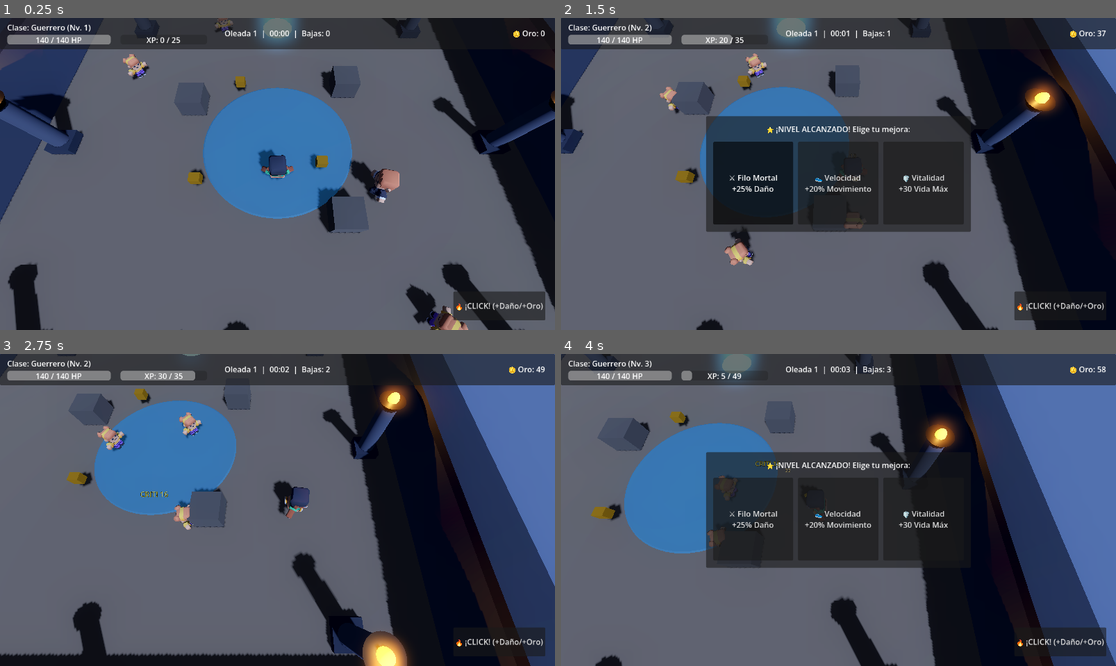
Above: before the commit, frames 1-4 (two rows, left to right).
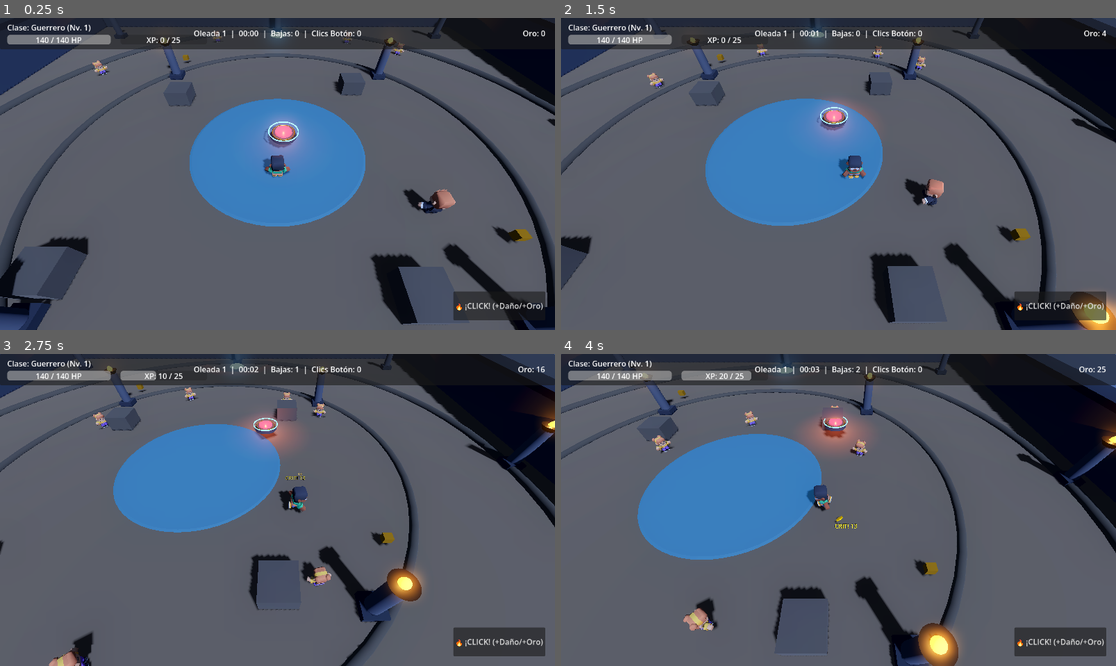
Above: after the commit, the same moments.

Repository: Project-Duplaa/Click-the-button-3D
Game: Godot game, scene res://main.tscn
Same seed, same stepped clock (60 frames per second), same inputs: the game is played once before the commit and once after it.
Inputs (mouse positions are in pixels of both pictures, inside the frame that each line leads up to):
- Up to frame 1 (0.25 s): no input
- Up to frame 2 (1.5 s): move the mouse to (960, 158) at 0.52 s; hold D (move_right) 0.53-1.28 s; hold Shift (correr) 0.53-1.28 s; click (960, 158) at 0.67 s; move the mouse to (727, 189) at 1.27 s; hold S (move_down) from 1.28 s (still down); tap Shift (correr) at 1.35 s; click (727, 189) at 1.42 s
- Up to frame 3 (2.75 s): move the mouse to (333, 441) at 2.02 s; release S (move_down) at 2.03 s; hold D (move_right) from 2.03 s (still down); hold Shift (correr) from 2.03 s (still down); click (333, 441) at 2.17 s
- Up to frame 4 (4 s): move the mouse to (810, 572) at 2.77 s; release D (move_right) at 2.78 s; release Shift (correr) at 2.78 s; hold W (move_up) 2.78-3.53 s; tap Shift (correr) at 2.85 s; click (810, 572) at 2.92 s; move the mouse to (1005, 556) at 3.52 s; hold A (move_left) from 3.53 s (still down); hold Shift (correr) from 3.53 s (still down); click (1005, 556) at 3.67 s

The runs differ from the first frame. In frame 1, 29% of the frame differs, in the area x 0-100%, y 0-100%; in frame 2, 50%; in frame 3, 51%; in frame 4, 61%.

Commit message:
Gran Arena 60x60m y Boton Movil interactivo con pulso de choque y recompensas

Diff:
--- a/arena_coliseo.tscn
+++ b/arena_coliseo.tscn
@@ -3,58 +3,72 @@
 [ext_resource type="PackedScene" path="res://pilar_antorcha.tscn" id="1_pilar"]
 
 [sub_resource type="StandardMaterial3D" id="MatArenaPiso"]
-albedo_color = Color(0.48, 0.42, 0.35, 1)
+albedo_color = Color(0.46, 0.4, 0.33, 1)
 roughness = 0.92
 
 [sub_resource type="PlaneMesh" id="MeshPiso"]
 material = SubResource("MatArenaPiso")
-size = Vector2(32, 32)
+size = Vector2(64, 64)
 
 [sub_resource type="BoxShape3D" id="ColPiso"]
-size = Vector3(32, 0.2, 32)
+size = Vector3(64, 0.2, 64)
 
 [sub_resource type="StandardMaterial3D" id="MatAltar"]
-albedo_color = Color(0.26, 0.3, 0.36, 1)
+albedo_color = Color(0.24, 0.28, 0.35, 1)
 roughness = 0.8
 emission_enabled = true
 emission = Color(0.12, 0.35, 0.55, 1)
-emission_energy_multiplier = 0.5
+emission_energy_multiplier = 0.6
 
 [sub_resource type="CylinderMesh" id="MeshAltar"]
 material = SubResource("MatAltar")
-top_radius = 4.5
-bottom_radius = 4.6
-height = 0.05
+top_radius = 7.0
+bottom_radius = 7.2
+height = 0.06
+
+[sub_resource type="StandardMaterial3D" id="MatAnillo"]
+albedo_color = Color(0.35, 0.32, 0.28, 1)
+roughness = 0.9
+
+[sub_resource type="TorusMesh" id="MeshAnilloMedio"]
+material = SubResource("MatAnillo")
+inner_radius = 17.6
+outer_radius = 18.2
+
+[sub_resource type="TorusMesh" id="MeshAnilloExterior"]
+material = SubResource("MatAnillo")
+inner_radius = 27.4
+outer_radius = 28.2
 
 [sub_resource type="StandardMaterial3D" id="MatMuro"]
-albedo_color = Color(0.32, 0.33, 0.37, 1)
+albedo_color = Color(0.3, 0.31, 0.35, 1)
 roughness = 0.88
 
 [sub_resource type="BoxMesh" id="MeshMuroNS"]
 material = SubResource("MatMuro")
-size = Vector3(32, 3.6, 1.4)
+size = Vector3(64, 4.5, 1.8)
 
 [sub_resource type="BoxShape3D" id="ColMuroNS"]
-size = Vector3(32, 3.6, 1.4)
+size = Vector3(64, 4.5, 1.8)
 
 [sub_resource type="BoxMesh" id="MeshMuroEO"]
 material = SubResource("MatMuro")
-size = Vector3(1.4, 3.6, 32)
+size = Vector3(1.8, 4.5, 64)
 
 [sub_resource type="BoxShape3D" id="ColMuroEO"]
-size = Vector3(1.4, 3.6, 32)
+size = Vector3(1.8, 4.5, 64)
 
 [sub_resource type="StandardMaterial3D" id="MatCornisa"]
-albedo_color = Color(0.24, 0.25, 0.28, 1)
+albedo_color = Color(0.22, 0.23, 0.26, 1)
 roughness = 0.85
 
 [sub_resource type="BoxMesh" id="MeshCornisaNS"]
 material = SubResource("MatCornisa")
-size = Vector3(32.4, 0.4, 1.8)
+size = Vector3(64.6, 0.5, 2.4)
 
 [sub_resource type="BoxMesh" id="MeshCornisaEO"]
 material = SubResource("MatCornisa")
-size = Vector3(1.8, 0.4, 32.4)
+size = Vector3(2.4, 0.5, 64.6)
 
 [node name="ArenaColiseo" type="Node3D"]
 
@@ -68,13 +82,21 @@
 shape = SubResource("ColPiso")
 
 [node name="AltarCentral" type="MeshInstance3D" parent="."]
+transform = Transform3D(1, 0, 0, 0, 1, 0, 0, 0, 1, 0, 0.03, 0)
+mesh = SubResource("MeshAltar")
+
+[node name="AnilloMedio" type="MeshInstance3D" parent="."]
 transform = Transform3D(1, 0, 0, 0, 1, 0, 0, 0, 1, 0, 0.02, 0)
-mesh = SubResource("MeshAltar")
+mesh = SubResource("MeshAnilloMedio")
+
+[node name="AnilloExterior" type="MeshInstance3D" parent="."]
+transform = Transform3D(1, 0, 0, 0, 1, 0, 0, 0, 1, 0, 0.02, 0)
+mesh = SubResource("MeshAnilloExterior")
 
 [node name="Muros" type="Node3D" parent="."]
 
 [node name="MuroNorte" type="StaticBody3D" parent="Muros"]
-transform = Transform3D(1, 0, 0, 0, 1, 0, 0, 0, 1, 0, 1.8, -15.5)
+transform = Transform3D(1, 0, 0, 0, 1, 0, 0, 0, 1, 0, 2.25, -31)
 
 [node name="MeshInstance3D" type="MeshInstance3D" parent="Muros/MuroNorte"]
 mesh = SubResource("MeshMuroNS")
@@ -83,11 +105,11 @@
 shape = SubResource("ColMuroNS")
 
 [node name="Cornisa" type="MeshInstance3D" parent="Muros/MuroNorte"]
-transform = Transform3D(1, 0, 0, 0, 1, 0, 0, 0, 1, 0, 1.9, 0)
+transform = Transform3D(1, 0, 0, 0, 1, 0, 0, 0, 1, 0, 2.4, 0)
 mesh = SubResource("MeshCornisaNS")
 
 [node name="MuroSur" type="StaticBody3D" parent="Muros"]
-transform = Transform3D(1, 0, 0, 0, 1, 0, 0, 0, 1, 0, 1.8, 15.5)
+transform = Transform3D(1, 0, 0, 0, 1, 0, 0, 0, 1, 0, 2.25, 31)
 
 [node name="MeshInstance3D" type="MeshInstance3D" parent="Muros/MuroSur"]
 mesh = SubResource("MeshMuroNS")
@@ -96,11 +118,11 @@
 shape = SubResource("ColMuroNS")
 
 [node name="Cornisa" type="MeshInstance3D" parent="Muros/MuroSur"]
-transform = Transform3D(1, 0, 0, 0, 1, 0, 0, 0, 1, 0, 1.9, 0)
+transform = Transform3D(1, 0, 0, 0, 1, 0, 0, 0, 1, 0, 2.4, 0)
 mesh = SubResource("MeshCornisaNS")
 
 [node name="MuroEste" type="StaticBody3D" parent="Muros"]
-transform = Transform3D(1, 0, 0, 0, 1, 0, 0, 0, 1, 15.5, 1.8, 0)
+transform = Transform3D(1, 0, 0, 0, 1, 0, 0, 0, 1, 31, 2.25, 0)
 
 [node name="MeshInstance3D" type="MeshInstance3D" parent="Muros/MuroEste"]
 mesh = SubResource("MeshMuroEO")
@@ -109,11 +131,11 @@
 shape = SubResource("ColMuroEO")
 
 [node name="Cornisa" type="MeshInstance3D" parent="Muros/MuroEste"]
-transform = Transform3D(1, 0, 0, 0, 1, 0, 0, 0, 1, 0, 1.9, 0)
+transform = Transform3D(1, 0, 0, 0, 1, 0, 0, 0, 1, 0, 2.4, 0)
 mesh = SubResource("MeshCornisaEO")
 
 [node name="MuroOeste" type="StaticBody3D" parent="Muros"]
-transform = Transform3D(1, 0, 0, 0, 1, 0, 0, 0, 1, -15.5, 1.8, 0)
+transform = Transform3D(1, 0, 0, 0, 1, 0, 0, 0, 1, -31, 2.25, 0)
 
 [node name="MeshInstance3D" type="MeshInstance3D" parent="Muros/MuroOeste"]
 mesh = SubResource("MeshMuroEO")
@@ -122,31 +144,43 @@
 shape = SubResource("ColMuroEO")
 
 [node name="Cornisa" type="MeshInstance3D" parent="Muros/MuroOeste"]
-transform = Transform3D(1, 0, 0, 0, 1, 0, 0, 0, 1, 0, 1.9, 0)
+transform = Transform3D(1, 0, 0, 0, 1, 0, 0, 0, 1, 0, 2.4, 0)
 mesh = SubResource("MeshCornisaEO")
 
 [node name="Pilares" type="Node3D" parent="."]
 
 [node name="Pilar_NO" parent="Pilares" instance=ExtResource("1_pilar")]
-transform = Transform3D(1, 0, 0, 0, 1, 0, 0, 0, 1, -10.5, 0, -10.5)
+transform = Transform3D(1, 0, 0, 0, 1, 0, 0, 0, 1, -25, 0, -25)
 
 [node name="Pilar_NE" parent="Pilares" instance=ExtResource("1_pilar")]
-transform = Transform3D(1, 0, 0, 0, 1, 0, 0, 0, 1, 10.5, 0, -10.5)
+transform = Transform3D(1, 0, 0, 0, 1, 0, 0, 0, 1, 25, 0, -25)
 
 [node name="Pilar_SO" parent="Pilares" instance=ExtResource("1_pilar")]
-transform = Transform3D(1, 0, 0, 0, 1, 0, 0, 0, 1, -10.5, 0, 10.5)
+transform = Transform3D(1, 0, 0, 0, 1, 0, 0, 0, 1, -25, 0, 25)
 
 [node name="Pilar_SE" parent="Pilares" instance=ExtResource("1_pilar")]
-transform = Transform3D(1, 0, 0, 0, 1, 0, 0, 0, 1, 10.5, 0, 10.5)
+transform = Transform3D(1, 0, 0, 0, 1, 0, 0, 0, 1, 25, 0, 25)
 
 [node name="Pilar_N" parent="Pilares" instance=ExtResource("1_pilar")]
-transform = Transform3D(1, 0, 0, 0, 1, 0, 0, 0, 1, 0, 0, -13)
+transform = Transform3D(1, 0, 0, 0, 1, 0, 0, 0, 1, 0, 0, -28)
 
 [node name="Pilar_S" parent="Pilares" instance=ExtResource("1_pilar")]
-transform = Transform3D(1, 0, 0, 0, 1, 0, 0, 0, 1, 0, 0, 13)
+transform = Transform3D(1, 0, 0, 0, 1, 0, 0, 0, 1, 0, 0, 28)
 
 [node name="Pilar_E" parent="Pilares" instance=ExtResource("1_pilar")]
-transform = Transform3D(1, 0, 0, 0, 1, 0, 0, 0, 1, 13, 0, 0)
+transform = Transform3D(1, 0, 0, 0, 1, 0, 0, 0, 1, 28, 0, 0)
 
 [node name="Pilar_O" parent="Pilares" instance=ExtResource("1_pilar")]
-transform = Transform3D(1, 0, 0, 0, 1, 0, 0, 0, 1, -13, 0, 0)
+transform = Transform3D(1, 0, 0, 0, 1, 0, 0, 0, 1, -28, 0, 0)
+
+[node name="Pilar_Mid_NO" parent="Pilares" instance=ExtResource("1_pilar")]
+transform = Transform3D(1, 0, 0, 0, 1, 0, 0, 0, 1, -12, 0, -12)
+
+[node name="Pilar_Mid_NE" parent="Pilares" instance=ExtResource("1_pilar")]
+transform = Transform3D(1, 0, 0, 0, 1, 0, 0, 0, 1, 12, 0, -12)
+
+[node name="Pilar_Mid_SO" parent="Pilares" instance=ExtResource("1_pilar")]
+transform = Transform3D(1, 0, 0, 0, 1, 0, 0, 0, 1, -12, 0, 12)
+
+[node name="Pilar_Mid_SE" parent="Pilares" instance=ExtResource("1_pilar")]
+transform = Transform3D(1, 0, 0, 0, 1, 0, 0, 0, 1, 12, 0, 12)
--- /dev/null
+++ b/boton_movil.gd
@@ -0,0 +1,139 @@
+extends Area3D
+
+signal click_presionado(total_clicks: int)
+
+@export var rapidez_movimiento: float = 2.8
+@export var radio_onda_choque: float = 5.0
+@export var empuje_onda: float = 6.0
+
+# 6 waypoints a través de la arena 60x60
+var ruta: Array[Vector3] = [
+	Vector3(0, 0.7, 0),       # Altar Central
+	Vector3(18, 0.7, -16),    # Noreste
+	Vector3(0, 0.7, -22),     # Norte
+	Vector3(-18, 0.7, -16),   # Noroeste
+	Vector3(-18, 0.7, 18),    # Suroeste
+	Vector3(18, 0.7, 18)      # Sureste
+]
+
+var indice_ruta: int = 0
+var total_clicks: int = 0
+var jugador: Node3D = null
+var _altura_base: float = 0.7
+var _reloj_flotacion: float = 0.0
+var _esta_presionado: bool = false
+
+@onready var parte_boton: MeshInstance3D = $Pedestal/BotonPulsable
+@onready var anillo_runico: MeshInstance3D = $Pedestal/AnilloRunico
+@onready var luz_nucleo: OmniLight3D = $LuzNucleo
+
+func _ready():
+	add_to_group("boton_movil")
+	input_ray_pickable = true
+	input_event.connect(_on_input_event)
+	jugador = get_tree().get_first_node_in_group("jugador")
+	if ruta.size() > 0:
+		global_position = ruta[0]
+
+func _physics_process(delta):
+	# 1. Movimiento entre waypoints de la arena 60x60
+	if ruta.size() > 0:
+		var destino = ruta[indice_ruta]
+		var plano_pos = Vector2(global_position.x, global_position.z)
+		var plano_dest = Vector2(destino.x, destino.z)
+
+		if plano_pos.distance_to(plano_dest) < 0.6:
+			indice_ruta = (indice_ruta + 1) % ruta.size()
+		else:
+			var dir = (destino - global_position).normalized()
+			global_position.x += dir.x * rapidez_movimiento * delta
+			global_position.z += dir.z * rapidez_movimiento * delta
+
+	# 2. Flotación y ondulación suave (bobbing)
+	_reloj_flotacion += delta * 3.5
+	if not _esta_presionado:
+		global_position.y = _altura_base + sin(_reloj_flotacion) * 0.12
+
+	# 3. Rotación continua del anillo rúnico
+	if anillo_runico != null:
+		anillo_runico.rotate_y(delta * 1.8)
+
+func _on_input_event(_camera, event, _position, _normal, _shape_idx):
+	if event is InputEventMouseButton and event.button_index == MOUSE_BUTTON_LEFT and event.pressed:
+		activar_click()
+
+func _unhandled_input(event):
+	# Detección de respaldo con rayo desde la cámara
+	if event is InputEventMouseButton and event.button_index == MOUSE_BUTTON_LEFT and event.pressed:
+		var cam = get_viewport().get_camera_3d()
+		if cam != null:
+			var mouse_pos = event.position
+			var ray_from = cam.project_ray_origin(mouse_pos)
+			var ray_dir = cam.project_ray_normal(mouse_pos)
+			var ray_to = ray_from + ray_dir * 150.0
+
+			var space_state = get_world_3d().direct_space_state
+			var query = PhysicsRayQueryParameters3D.create(ray_from, ray_to)
+			query.collide_with_areas = true
+			query.collide_with_bodies = false
+			var result = space_state.intersect_ray(query)
+			if result and result.collider == self:
+				activar_click()
+
+func activar_click():
+	total_clicks += 1
+	_esta_presionado = true
+	emit_signal("click_presionado", total_clicks)
+
+	# 1. Animación física de pulsación hacia abajo
+	if parte_boton != null:
+		var tw = create_tween()
+		tw.tween_property(parte_boton, "position:y", -0.15, 0.06).set_trans(Tween.TRANS_QUAD).set_ease(Tween.EASE_OUT)
+		tw.tween_property(parte_boton, "position:y", 0.12, 0.14).set_trans(Tween.TRANS_BACK).set_ease(Tween.EASE_OUT)
+		tw.finished.connect(func(): _esta_presionado = false)
+
+	# 2. Pulso de luz y destello
+	if luz_nucleo != null:
+		var tw_luz = create_tween()
+		tw_luz.tween_property(luz_nucleo, "light_energy", 3.5, 0.06)
+		tw_luz.tween_property(luz_nucleo, "light_energy", 1.2, 0.25)
+
+	# 3. Recompensas directas al héroe
+	if jugador == null:
+		jugador = get_tree().get_first_node_in_group("jugador")
+	if jugador != null and jugador.has_method("recoger_drop"):
+		jugador.recoger_drop(0, 3) # +3 Oro
+		jugador.recoger_drop(1, 4) # +4 XP
+
+	# 4. Texto flotante 3D sobre el botón
+	_spawn_floating_text("¡CLIC! +3💰 +4✨")
+
+	# 5. Onda de choque expansiva que repele y daña enemigos
+	_detonar_onda_choque()
+
+func _spawn_floating_text(txt: String):
+	var escena = load("res://damage_number_3d.tscn")
+	if escena != null:
+		var num = escena.instantiate()
+		var pos_num = global_position + Vector3(0, 1.8, 0)
+		get_parent().add_child(num)
+		num.global_position = pos_num
+		num.iniciar(0, true, false, txt)
+
+func _detonar_onda_choque():
+	var enemigos = get_tree().get_nodes_in_group("enemigos")
+	for e in enemigos:
+		if e is Node3D:
+			var dist = global_position.distance_to(e.global_position)
+			if dist <= radio_onda_choque:
+				# Daño de la onda de choque
+				if e.has_method("recibir_dano"):
+					var dano_onda = 15.0
+					if jugador != null and "dano" in jugador:
+						dano_onda = jugador.dano * 0.75
+					e.recibir_dano(dano_onda, true)
+				# Empuje físico (Knockback)
+				var dir_empuje = (e.global_position - global_position).normalized()
+				dir_empuje.y = 0.0
+				if "velocity" in e:
+					e.velocity += dir_empuje * empuje_onda
--- /dev/null
+++ b/boton_movil.tscn
@@ -0,0 +1,83 @@
+[gd_scene format=3]
+
+[ext_resource type="Script" path="res://boton_movil.gd" id="1_boton"]
+
+[sub_resource type="CylinderShape3D" id="ColBoton"]
+height = 1.2
+radius = 1.2
+
+[sub_resource type="StandardMaterial3D" id="MatBasePiedra"]
+albedo_color = Color(0.22, 0.24, 0.28, 1)
+roughness = 0.85
+
+[sub_resource type="CylinderMesh" id="MeshBase"]
+material = SubResource("MatBasePiedra")
+top_radius = 0.9
+bottom_radius = 1.1
+height = 0.35
+
+[sub_resource type="StandardMaterial3D" id="MatOro"]
+albedo_color = Color(0.92, 0.76, 0.24, 1)
+metallic = 0.85
+roughness = 0.35
+
+[sub_resource type="TorusMesh" id="MeshBordeOro"]
+material = SubResource("MatOro")
+inner_radius = 0.86
+outer_radius = 0.96
+
+[sub_resource type="StandardMaterial3D" id="MatBotonRojo"]
+albedo_color = Color(0.92, 0.14, 0.2, 1)
+roughness = 0.4
+emission_enabled = true
+emission = Color(0.9, 0.18, 0.22, 1)
+emission_energy_multiplier = 1.5
+
+[sub_resource type="CylinderMesh" id="MeshBotonPulsable"]
+material = SubResource("MatBotonRojo")
+top_radius = 0.68
+bottom_radius = 0.72
+height = 0.25
+
+[sub_resource type="StandardMaterial3D" id="MatAnilloRunico"]
+albedo_color = Color(0.2, 0.8, 1, 1)
+emission_enabled = true
+emission = Color(0.2, 0.75, 1, 1)
+emission_energy_multiplier = 2.0
+
+[sub_resource type="TorusMesh" id="MeshAnillo"]
+material = SubResource("MatAnilloRunico")
+inner_radius = 1.15
+outer_radius = 1.25
+
+[node name="BotonMovil" type="Area3D"]
+script = ExtResource("1_boton")
+
+[node name="CollisionShape3D" type="CollisionShape3D" parent="."]
+transform = Transform3D(1, 0, 0, 0, 1, 0, 0, 0, 1, 0, 0.5, 0)
+shape = SubResource("ColBoton")
+
+[node name="Pedestal" type="Node3D" parent="."]
+
+[node name="BasePiedra" type="MeshInstance3D" parent="Pedestal"]
+transform = Transform3D(1, 0, 0, 0, 1, 0, 0, 0, 1, 0, 0.17, 0)
+mesh = SubResource("MeshBase")
+
+[node name="BordeDorado" type="MeshInstance3D" parent="Pedestal"]
+transform = Transform3D(1, 0, 0, 0, 1, 0, 0, 0, 1, 0, 0.32, 0)
+mesh = SubResource("MeshBordeOro")
+
+[node name="BotonPulsable" type="MeshInstance3D" parent="Pedestal"]
+transform = Transform3D(1, 0, 0, 0, 1, 0, 0, 0, 1, 0, 0.36, 0)
+mesh = SubResource("MeshBotonPulsable")
+
+[node name="AnilloRunico" type="MeshInstance3D" parent="Pedestal"]
+transform = Transform3D(1, 0, 0, 0, 1, 0, 0, 0, 1, 0, 0.45, 0)
+mesh = SubResource("MeshAnillo")
+
+[node name="LuzNucleo" type="OmniLight3D" parent="."]
+transform = Transform3D(1, 0, 0, 0, 1, 0, 0, 0, 1, 0, 0.7, 0)
+light_color = Color(1, 0.45, 0.2, 1)
+light_energy = 1.2
+omni_range = 5.5
+omni_attenuation = 1.3
--- a/camara_sigue.gd
+++ b/camara_sigue.gd
@@ -1,10 +1,10 @@
 extends Camera3D
 
 @export var objetivo: Node3D
-@export var distancia = Vector3(0, 11, 4.5)
-@export var suavizado = 3.5
-@export var limite_min = Vector2(-12, -12)
-@export var limite_max = Vector2(12, 12)
+@export var distancia = Vector3(0, 12.0, 9.5)
+@export var suavizado = 4.0
+@export var limite_min = Vector2(-27, -27)
+@export var limite_max = Vector2(27, 27)
 
 func _ready():
 	top_level = true
--- a/click_hud.gd
+++ b/click_hud.gd
@@ -16,6 +16,7 @@
 var jugador: Node = null
 var tiempo_total: float = 0.0
 var oleada: int = 1
+var clicks_boton: int = 0
 
 func _ready():
 	modal_mejora.visible = false
@@ -30,12 +31,23 @@
 	btn_opc2.pressed.connect(func(): _elegir_mejora("velocidad"))
 	btn_opc3.pressed.connect(func(): _elegir_mejora("vida"))
 
+	# Conectar con el Botón Móvil
+	call_deferred("_conectar_boton_movil")
+
+func _conectar_boton_movil():
+	var b = get_tree().get_first_node_in_group("boton_movil")
+	if b != null:
+		b.click_presionado.connect(_on_click_boton_presionado)
+
+func _on_click_boton_presionado(total: int):
+	clicks_boton = total
+
 func _process(delta):
 	tiempo_total += delta
 	var minutos = int(tiempo_total) / 60
 	var segundos = int(tiempo_total) % 60
 	var bajas_cnt = jugador.bajas if jugador != null else 0
-	label_info.text = "Oleada %d  |  %02d:%02d  |  Bajas: %d" % [oleada, minutos, segundos, bajas_cnt]
+	label_info.text = "Oleada %d  |  %02d:%02d  |  Bajas: %d  |  Clics Botón: %d" % [oleada, minutos, segundos, bajas_cnt, clicks_boton]
 
 func _on_stats_actualizadas(vida, max_vida, xp, xp_sig, nivel, oro, bajas):
 	if label_clase != null and jugador != null:
@@ -49,14 +61,13 @@
 		bar_xp.value = xp
 		label_xp.text = "XP: %d / %d" % [xp, xp_sig]
 	if label_oro != null:
-		label_oro.text = "🪙 Oro: %d" % oro
+		label_oro.text = "Oro: %d" % oro
 
 func _on_btn_click_pressed():
 	if jugador != null and jugador.has_method("click_attack"):
 		jugador.click_attack()
 
 func _on_nivel_subido(nuevo_nivel: int):
-	# Mostrar modal de draft de 3 cartas
 	modal_mejora.visible = true
 
 func _elegir_mejora(tipo: String):
--- a/main.tscn
+++ b/main.tscn
@@ -11,6 +11,7 @@
 [ext_resource type="PackedScene" path="res://cofre.tscn" id="9_cofre"]
 [ext_resource type="PackedScene" path="res://salida.tscn" id="10_salida"]
 [ext_resource type="PackedScene" path="res://arena_coliseo.tscn" id="11_arena"]
+[ext_resource type="PackedScene" path="res://boton_movil.tscn" id="12_boton"]
 
 [sub_resource type="Environment" id="EntornoColiseo"]
 background_mode = 1
@@ -33,10 +34,10 @@
 
 [sub_resource type="BoxMesh" id="MeshCaja"]
 material = SubResource("MatCaja")
-size = Vector3(1.6, 1.2, 1.6)
+size = Vector3(2.2, 1.4, 2.2)
 
 [sub_resource type="BoxShape3D" id="FormaCaja"]
-size = Vector3(1.6, 1.2, 1.6)
+size = Vector3(2.2, 1.4, 2.2)
 
 [node name="Main" type="Node3D"]
 
@@ -44,51 +45,65 @@
 environment = SubResource("EntornoColiseo")
 
 [node name="LuzLunaDirectional" type="DirectionalLight3D" parent="."]
-transform = Transform3D(0.866025, -0.353553, 0.353553, 0, 0.707107, 0.707107, -0.5, -0.612372, 0.612372, 0, 10, 0)
+transform = Transform3D(0.866025, -0.353553, 0.353553, 0, 0.707107, 0.707107, -0.5, -0.612372, 0.612372, 0, 15, 0)
 light_color = Color(0.68, 0.78, 0.96, 1)
 light_energy = 0.65
 shadow_enabled = true
 
 [node name="ArenaColiseo" parent="." instance=ExtResource("11_arena")]
 
+[node name="BotonMovil" parent="." instance=ExtResource("12_boton")]
+transform = Transform3D(1, 0, 0, 0, 1, 0, 0, 0, 1, 0, 0.7, 0)
+
 [node name="Obstaculos" type="Node3D" parent="."]
 
-[node name="BloquePiedra1" type="StaticBody3D" parent="Obstaculos"]
-transform = Transform3D(1, 0, 0, 0, 1, 0, 0, 0, 1, 4.5, 0.6, -4.5)
+[node name="Ruina1" type="StaticBody3D" parent="Obstaculos"]
+transform = Transform3D(1, 0, 0, 0, 1, 0, 0, 0, 1, 8, 0.7, -9)
 
-[node name="MeshInstance3D" type="MeshInstance3D" parent="Obstaculos/BloquePiedra1"]
+[node name="MeshInstance3D" type="MeshInstance3D" parent="Obstaculos/Ruina1"]
 mesh = SubResource("MeshCaja")
 
-[node name="CollisionShape3D" type="CollisionShape3D" parent="Obstaculos/BloquePiedra1"]
+[node name="CollisionShape3D" type="CollisionShape3D" parent="Obstaculos/Ruina1"]
 shape = SubResource("FormaCaja")
 
-[node name="BloquePiedra2" type="StaticBody3D" parent="Obstaculos"]
-transform = Transform3D(1, 0, 0, 0, 1, 0, 0, 0, 1, -5.5, 0.6, -3)
+[node name="Ruina2" type="StaticBody3D" parent="Obstaculos"]
+transform = Transform3D(1, 0, 0, 0, 1, 0, 0, 0, 1, -10, 0.7, -7)
 
-[node name="MeshInstance3D" type="MeshInstance3D" parent="Obstaculos/BloquePiedra2"]
+[node name="MeshInstance3D" type="MeshInstance3D" parent="Obstaculos/Ruina2"]
 mesh = SubResource("MeshCaja")
 
-[node name="CollisionShape3D" type="CollisionShape3D" parent="Obstaculos/BloquePiedra2"]
+[node name="CollisionShape3D" type="CollisionShape3D" parent="Obstaculos/Ruina2"]
 shape = SubResource("FormaCaja")
 
-[node name="BloquePiedra3" type="StaticBody3D" parent="Obstaculos"]
-transform = Transform3D(1, 0, 0, 0, 1, 0, 0, 0, 1, 3.5, 0.6, 4.5)
+[node name="Ruina3" type="StaticBody3D" parent="Obstaculos"]
+transform = Transform3D(1, 0, 0, 0, 1, 0, 0, 0, 1, 7, 0.7, 11)
 
-[node name="MeshInstance3D" type="MeshInstance3D" parent="Obstaculos/BloquePiedra3"]
+[node name="MeshInstance3D" type="MeshInstance3D" parent="Obstaculos/Ruina3"]
 mesh = SubResource("MeshCaja")
 
-[node name="CollisionShape3D" type="CollisionShape3D" parent="Obstaculos/BloquePiedra3"]
+[node name="CollisionShape3D" type="CollisionShape3D" parent="Obstaculos/Ruina3"]
+shape = SubResource("FormaCaja")
+
+[node name="Ruina4" type="StaticBody3D" parent="Obstaculos"]
+transform = Transform3D(1, 0, 0, 0, 1, 0, 0, 0, 1, -12, 0.7, 10)
+
+[node name="MeshInstance3D" type="MeshInstance3D" parent="Obstaculos/Ruina4"]
+mesh = SubResource("MeshCaja")
+
+[node name="CollisionShape3D" type="CollisionShape3D" parent="Obstaculos/Ruina4"]
 shape = SubResource("FormaCaja")
 
 [node name="Camera3D" type="Camera3D" parent="." node_paths=PackedStringArray("objetivo")]
-transform = Transform3D(1, 0, 0, 0, 0.819152, 0.573576, 0, -0.573576, 0.819152, 0, 7, 9)
+transform = Transform3D(1, 0, 0, 0, 0.766044, 0.642788, 0, -0.642788, 0.766044, 0, 12, 10)
 script = ExtResource("3_cam")
 objetivo = NodePath("../Personaje")
-offset = Vector3(0, 9.5, 8.5)
-suavizado = 6.0
+distancia = Vector3(0, 12.0, 9.5)
+suavizado = 4.0
+limite_min = Vector2(-27, -27)
+limite_max = Vector2(27, 27)
 
 [node name="Personaje" type="CharacterBody3D" parent="." node_paths=PackedStringArray("camara") groups=["jugador"]]
-transform = Transform3D(1, 0, 0, 0, 1, 0, 0, 0, 1, 0, 0, 2)
+transform = Transform3D(1, 0, 0, 0, 1, 0, 0, 0, 1, 0, 0, 3)
 script = ExtResource("1_pj")
 camara = NodePath("../Camera3D")
 
@@ -103,10 +118,10 @@
 script = ExtResource("8_salud")
 vida = 120
 invulnerable = 0.5
-reapariciones = 3
+reapariciones = 2
 
 [node name="Guardia" parent="." instance=ExtResource("4_guardia")]
-transform = Transform3D(1, 0, 0, 0, 1, 0, 0, 0, 1, 6, 0, 3)
+transform = Transform3D(1, 0, 0, 0, 1, 0, 0, 0, 1, 10, 0, 6)
 
 [node name="Partida" type="Node" parent="."]
 script = ExtResource("7_partida")
@@ -115,16 +130,16 @@
 metas = 3
 
 [node name="Cofre1" parent="." instance=ExtResource("9_cofre")]
-transform = Transform3D(1, 0, 0, 0, 1, 0, 0, 0, 1, 2.5, 0, 1.5)
+transform = Transform3D(1, 0, 0, 0, 1, 0, 0, 0, 1, 14, 0, 8)
 
 [node name="Cofre2" parent="." instance=ExtResource("9_cofre")]
-transform = Transform3D(1, 0, 0, 0, 1, 0, 0, 0, 1, -4.5, 0, 2.5)
+transform = Transform3D(1, 0, 0, 0, 1, 0, 0, 0, 1, -16, 0, 10)
 
 [node name="Cofre3" parent="." instance=ExtResource("9_cofre")]
-transform = Transform3D(1, 0, 0, 0, 1, 0, 0, 0, 1, -2.5, 0, -4.5)
+transform = Transform3D(1, 0, 0, 0, 1, 0, 0, 0, 1, -12, 0, -16)
 
 [node name="Salida" parent="." instance=ExtResource("10_salida")]
-transform = Transform3D(1, 0, 0, 0, 1, 0, 0, 0, 1, 0, 0, -11)
+transform = Transform3D(1, 0, 0, 0, 1, 0, 0, 0, 1, 0, 0, -26)
 
 [node name="ClickHUD" parent="." instance=ExtResource("5_hud")]
 
--- a/oleadas_spawner.gd
+++ b/oleadas_spawner.gd
@@ -5,7 +5,7 @@
 @export var bruto_escena: PackedScene = preload("res://bruto.tscn")
 
 @export var intervalo_oleada: float = 22.0
-@export var radio_spawn: float = 12.5
+@export var radio_spawn: float = 26.0
 
 var _reloj_oleada: float = 22.0
 var oleada_actual: int = 1
@@ -26,25 +26,25 @@
 		_generar_oleada(oleada_actual)
 
 func _generar_oleada(num: int):
-	print("--- INICIANDO OLEADA ", num, " ---")
+	print("--- INICIANDO OLEADA ", num, " EN ARENA 60x60 ---")
 
 	if num <= 2:
-		# Fase 1: Enjambres rápidos de espectros (3 a 4)
-		var cant = 3 + num
+		# Fase 1: Enjambres rápidos de espectros (4 a 6)
+		var cant = 4 + (num * 2)
 		for i in range(cant):
 			_spawn_enemigo(espectro_escena, 0.0)
 	elif num <= 4:
 		# Fase 2: Mezcla de infantería gladiador y enjambres
-		for i in range(2):
+		for i in range(3):
 			_spawn_enemigo(guardia_escena, (num - 2) * 5.0)
-		for i in range(3):
+		for i in range(5):
 			_spawn_enemigo(espectro_escena, (num - 2) * 3.0)
 	else:
 		# Fase 3+: Aparición de Bruto Ancestral + Escolta
 		_spawn_enemigo(bruto_escena, (num - 5) * 20.0)
-		for i in range(2):
+		for i in range(3):
 			_spawn_enemigo(guardia_escena, (num - 4) * 6.0)
-		for i in range(3):
+		for i in range(6):
 			_spawn_enemigo(espectro_escena, (num - 4) * 4.0)
 
 func _spawn_enemigo(escena: PackedScene, vida_extra: float):
@@ -52,9 +52,9 @@
 		return
 	var angulo = randf() * TAU
 	var pos = Vector3(cos(angulo) * radio_spawn, 0.0, sin(angulo) * radio_spawn)
-	# Mantener dentro de los muros de la arena (clamp [-12.5, 12.5])
-	pos.x = clampf(pos.x, -12.5, 12.5)
-	pos.z = clampf(pos.z, -12.5, 12.5)
+	# Mantener dentro de los muros de la arena 60x60
+	pos.x = clampf(pos.x, -27.0, 27.0)
+	pos.z = clampf(pos.z, -27.0, 27.0)
 
 	var enemigo = escena.instantiate()
 	get_parent().add_child(enemigo)
